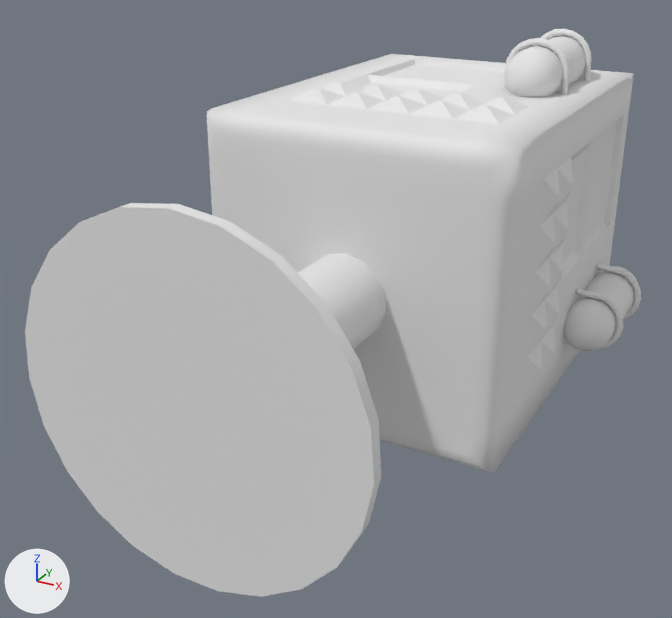
An edit to the OBJ model Desarrollo/Vesper/vesper/3d/botiquin.obj, drawn before and after from the same camera.
Before and after are seen from a 50 mm camera at (0.825, -1.003, 0.738) aimed at (-0.083, 0.648, -0.088). Arrows for +X, +Y and +Z are at lower left; the lights stay in place. Where no turn or scale is listed for an object, it has been applied to the vertices.

The first picture shows 'botiquin'.
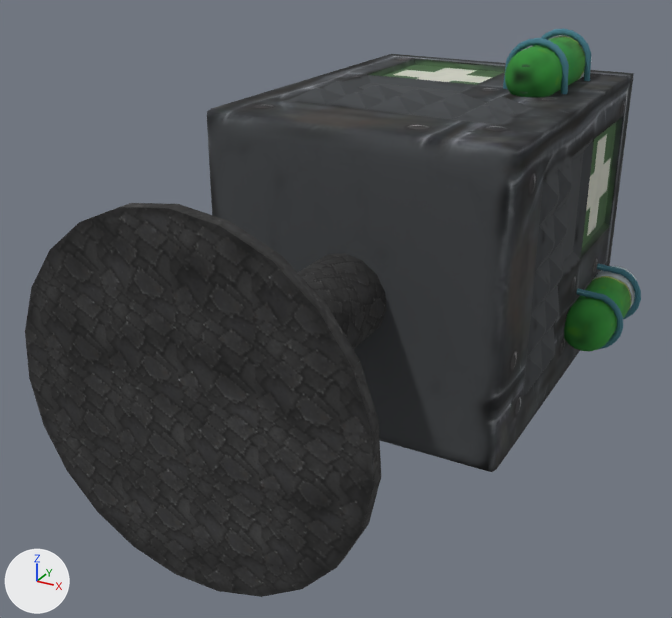
The newer file is also rescaled (x0.674), turned or shifted as a whole; pictures and numbers use the older file's frame.

Edits to the scene script, one JSON object a line:
```json
{"op": "add", "block": "img_botiquin_diffuse_png", "code": ["img_botiquin_diffuse_png = load_image('Botiquin_Diffuse.png', 'Botiquin_Diffuse.png', 1024, 1024, 'sRGB')"]}
{"op": "remove", "block": "mat_blinn1sg", "code": "mat_blinn1sg.base_color = (0.8, 0.8, 0.8)  # white #e7e7e7"}
{"op": "add", "block": "mat_blinn1sg", "code": "mat_blinn1sg.texture = img_botiquin_diffuse_png"}
```

Location of each change, (x1, y1, x2, y2) in pixels of the pictures (672 x 618 px):
```json
{"object": "botiquin", "change": "surface changed", "before": [25, 28, 641, 597], "after": [25, 28, 641, 597], "on screen": "grey to black"}
```
